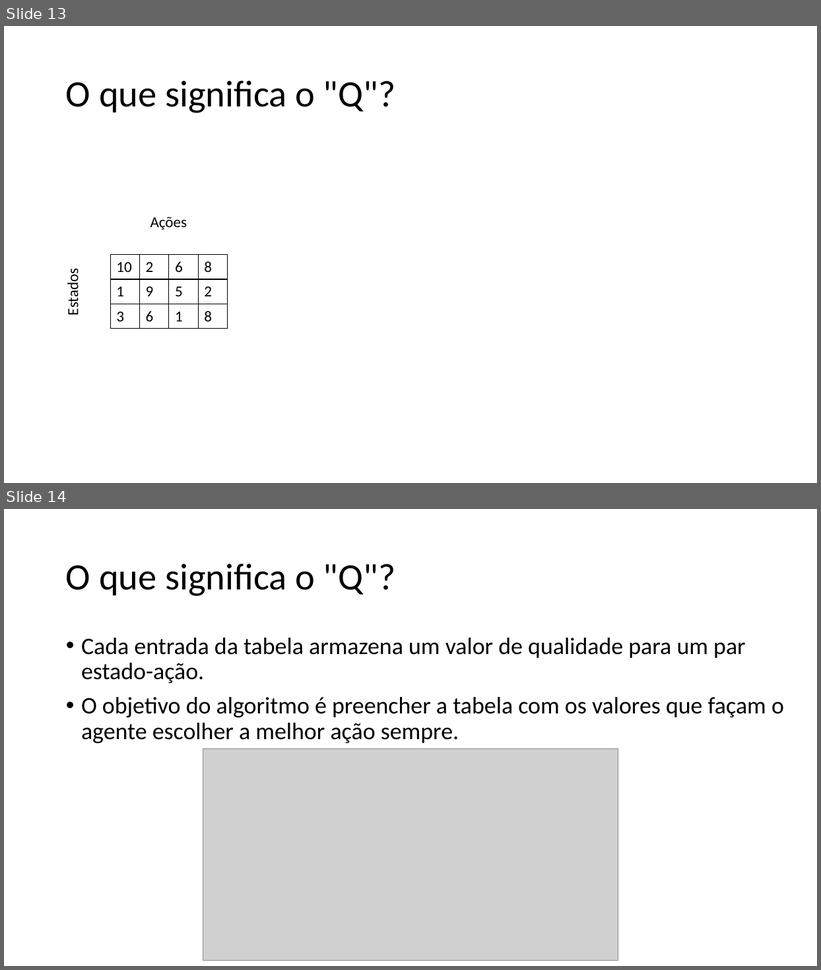
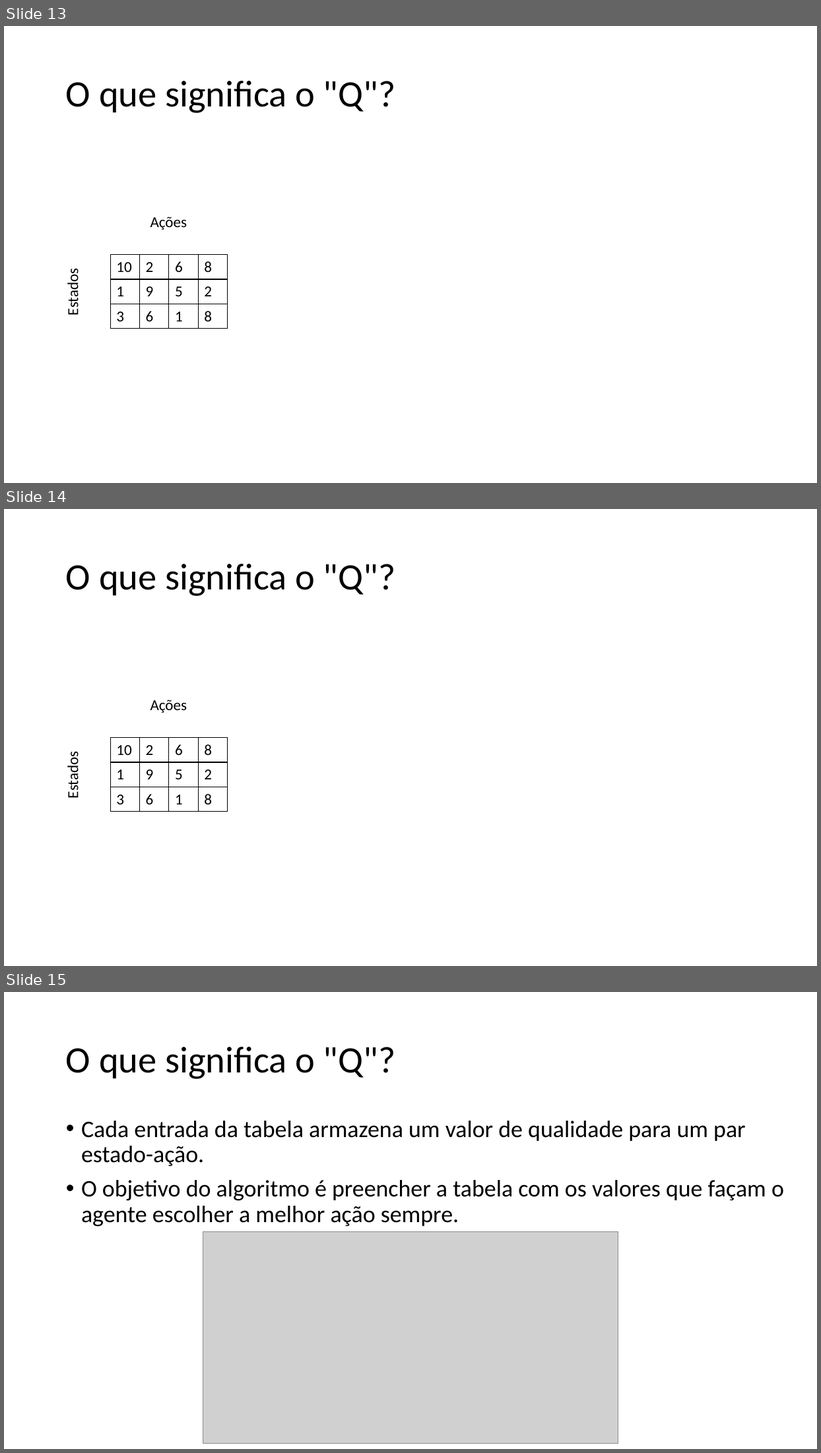
Before and after one commit to zz4fap/c24_inteligencia_artificial, a slide deck: slides/C24_Q_learning.pptx. Shown one above the other, each under a label of ours: slides 13 and 14 before the commit, slides 13, 14 and 15 after it. The pictures are 821x970 and 821x1453 pixels, drawn with LibreOffice and Linux fonts; fonts in the diff are those of the drawing; grey boxes stand for pictures. Boxes give left, top, right and bottom in pixels: in the first picture for what was removed or moved away, otherwise in the second. Text is boxed around its words. In the diff, an @@ line names an element or a change of style, - is before the commit and + after.

Commit message:
update of slides

```diff
--- a/slides/C24_Q_learning.pptx
+++ b/slides/C24_Q_learning.pptx
@@ slide 14 added at (4,509,817,966), background #FFFFFF @@
@@ title added at (66,564,395,596), 44 pt, text #000000 @@
+O que significa o "Q"?
@@ text added at (151,700,187,713), 18 pt, text #000000 @@
+Ações
@@ table added at (110,738,227,812), 3 rows, 4 columns @@
+10 | 2 | 6 | 8
+1 | 9 | 5 | 2
+3 | 6 | 1 | 8
@@ text added at (63,756,82,797), 18 pt, text #000000 @@
+Estados
@@ what was slide 14 is now slide 15 @@
```
Also in this commit, not shown: 1 slide changed.
